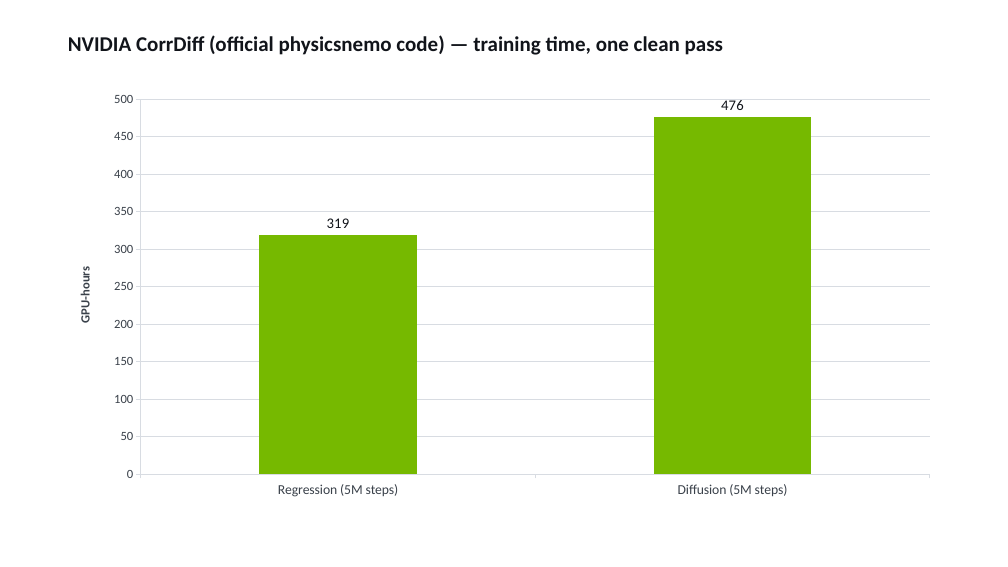
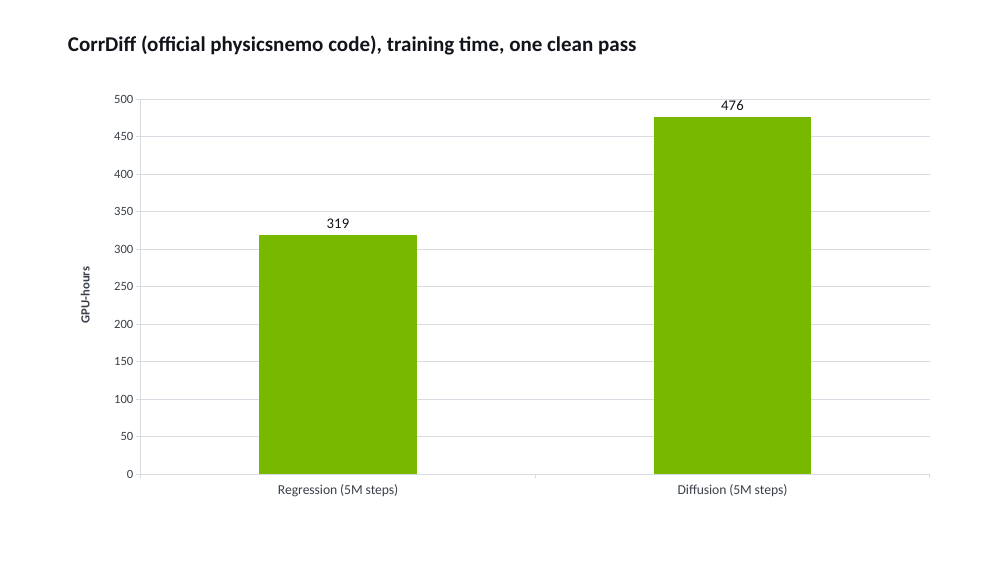
Before and after one commit to milhud/diffusion_downscaling_model, a slide deck: slide 6 of results/corrdiff_comparison/corrdiff_benchmark_slides.pptx (slide 7 before the commit). Drawn at 1008x567 pixels with LibreOffice and Linux fonts; fonts in the diff are those of the drawing. Boxes give left, top, right and bottom in pixels: in the first picture for what was removed or moved away, otherwise in the second. Text is boxed around its words. In the diff, an @@ line names an element or a change of style, - is before the commit and + after.

```diff
--- a/results/corrdiff_comparison/corrdiff_benchmark_slides.pptx
+++ b/results/corrdiff_comparison/corrdiff_benchmark_slides.pptx
@@ text at (x1=68, y1=35, x2=636, y2=55): text changed @@
-NVIDIA CorrDiff (official physicsnemo code) — training time, one clean pass
+CorrDiff (official physicsnemo code), training time, one clean pass
```
Also in this commit, not shown: 13 other slides changed, 2 slides added, 3 slides removed, 18 other files.
